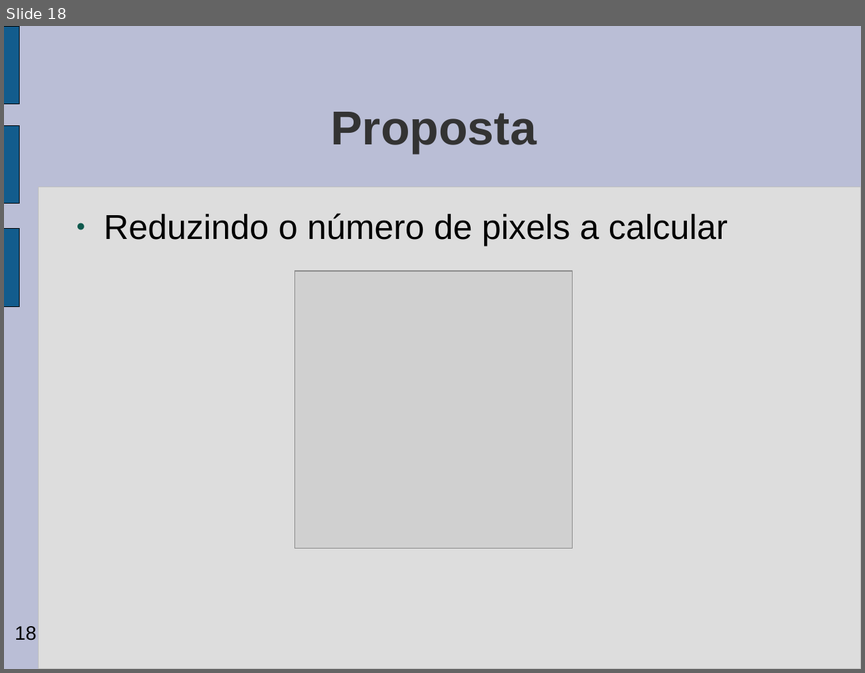
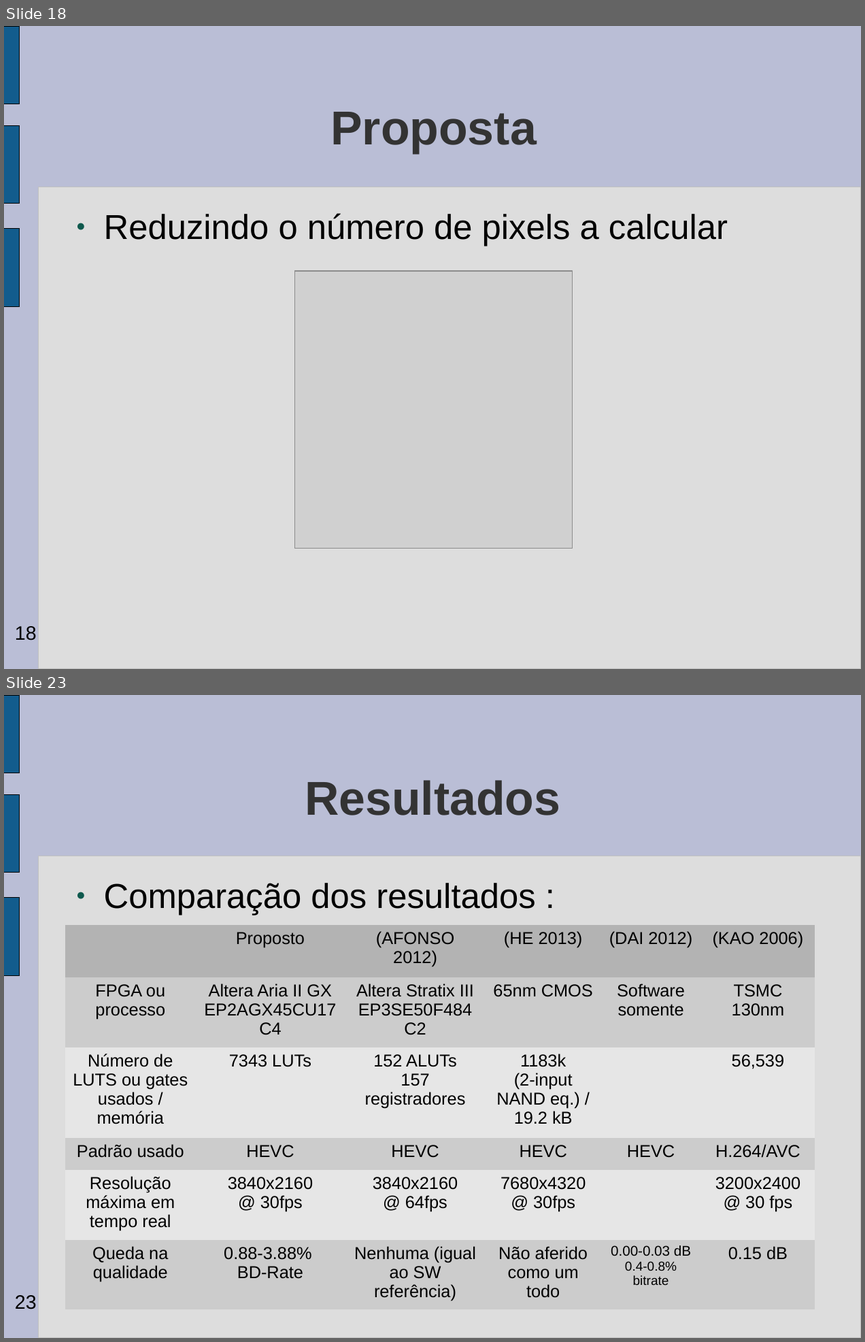
Before and after one commit to gabrieldiego/tg, a slide deck: artigo/apresentacao-tg2.odp. Shown one above the other, each under a label of ours: slide 18 before the commit, slides 18 and 23 after it; the slides between them are not shown. The pictures are 865x673 and 865x1342 pixels, drawn with LibreOffice and Linux fonts; fonts in the diff are those of the drawing; grey boxes stand for pictures; background and template pictures are left out. Boxes give left, top, right and bottom in pixels: in the first picture for what was removed or moved away, otherwise in the second. Text is boxed around its words. In the diff, an @@ line names an element or a change of style, - is before the commit and + after.

```diff
--- a/artigo/apresentacao-tg2.odp
+++ b/artigo/apresentacao-tg2.odp
@@ slide 23 added at bbox=[4, 695, 861, 1338], background #BABED6; not listed: 5 template elements that a slide beside it also shows @@
@@ title added at bbox=[305, 780, 560, 815], 44 pt, text #333333, bold @@
+Resultados
@@ text added at bbox=[104, 883, 535, 915], 32 pt, text #000000 @@
+● Comparação dos resultados :
@@ table added at bbox=[65, 924, 817, 1304], 6 rows, 6 columns @@
+ | Proposto | (AFONSO 2012) | (HE 2013) | (DAI 2012) | (KAO 2006)
+FPGA ou / processo | Altera Aria II GX / EP2AGX45CU17C4 | Altera Stratix III EP3SE50F484C2 | 65nm CMOS | Software somente | TSMC / 130nm
+Número de LUTS ou gates usados / memória | 7343 LUTs | 152 ALUTs / 157 registradores | 1183k / (2-input NAND eq.) / 19.2 kB |  | 56,539
+Padrão usado | HEVC | HEVC | HEVC | HEVC | H.264/AVC
+Resolução máxima em tempo real | 3840x2160 / @ 30fps | 3840x2160 / @ 64fps | 7680x4320 / @ 30fps |  | 3200x2400 / @ 30 fps
+Queda na qualidade | 0.88-3.88% / BD-Rate | Nenhuma (igual ao SW referência) | Não aferido como um todo | 0.00-0.03 dB / 0.4-0.8% bitrate | 0.15 dB
```
Also in this commit, not shown: 14 slides changed, 2 other slides added, 1 other file.
